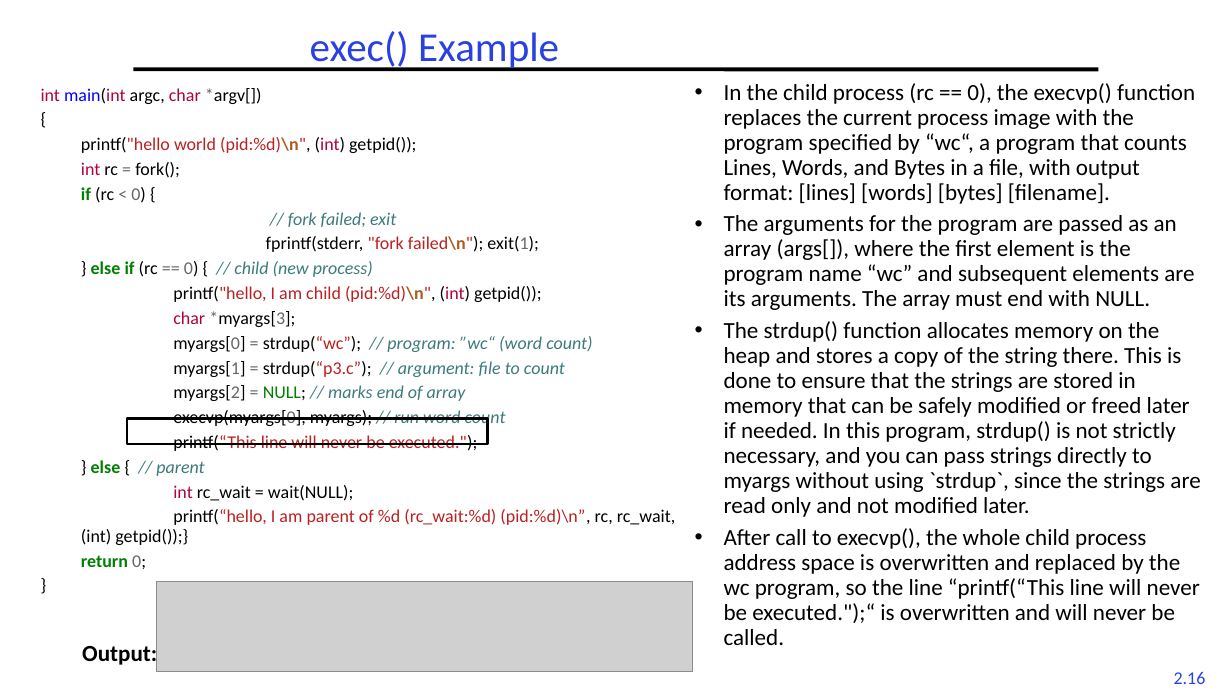
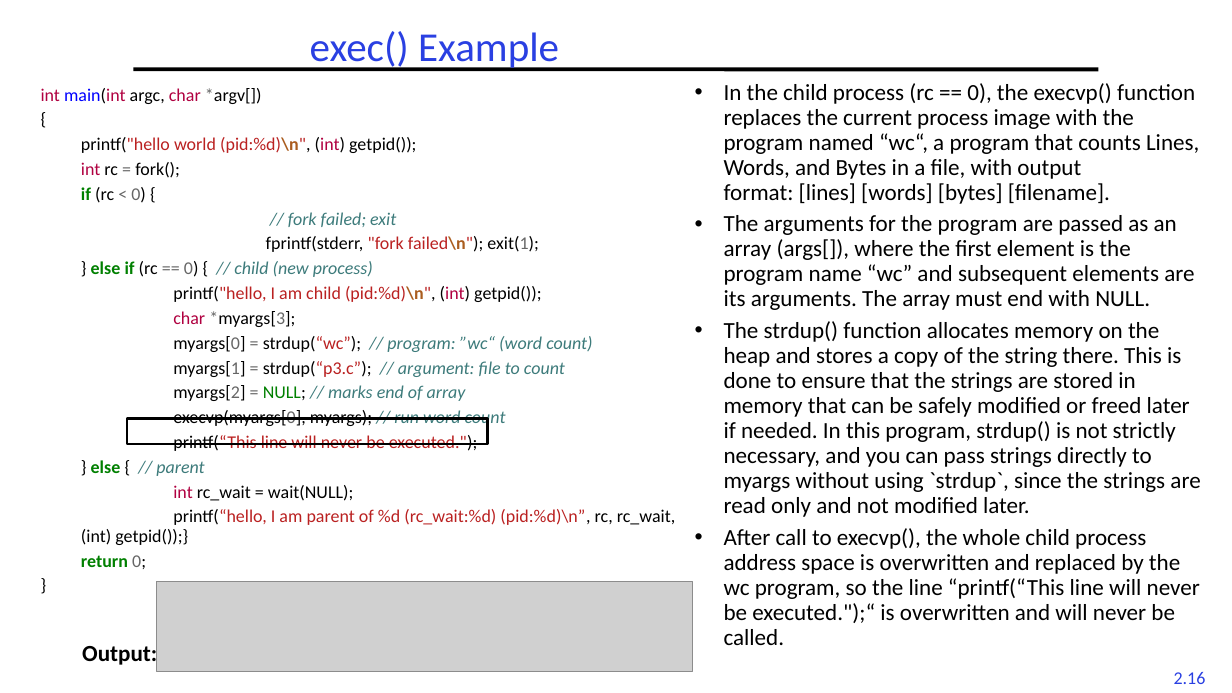
Before and after one commit to guhofstra/CSC256Fa25, a slide deck: slide 16 of PPTs/L2-Processes Threads.pptx. Drawn at 1232x693 pixels with LibreOffice and Linux fonts; fonts in the diff are those of the drawing; grey boxes stand for pictures. Boxes give left, top, right and bottom in pixels: in the first picture for what was removed or moved away, otherwise in the second. Text is boxed around its words. In the diff, an @@ line names an element or a change of style, - is before the commit and + after.

```diff
--- a/PPTs/L2-Processes Threads.pptx
+++ b/PPTs/L2-Processes Threads.pptx
@@ text at bbox=[724, 83, 1199, 204]: text changed @@
-• In the child process (rc == 0), the execvp() function replaces the current process image with the program specified by “wc“, a program that counts Lines, Words, and Bytes in a file, with output format: [lines] [words] [bytes] [filename].
+• In the child process (rc == 0), the execvp() function replaces the current process image with the program named “wc“, a program that counts Lines, Words, and Bytes in a file, with output format: [lines] [words] [bytes] [filename].
```
Also in this commit, not shown: 4 other slides changed, 3 slides added, 8 other files.
